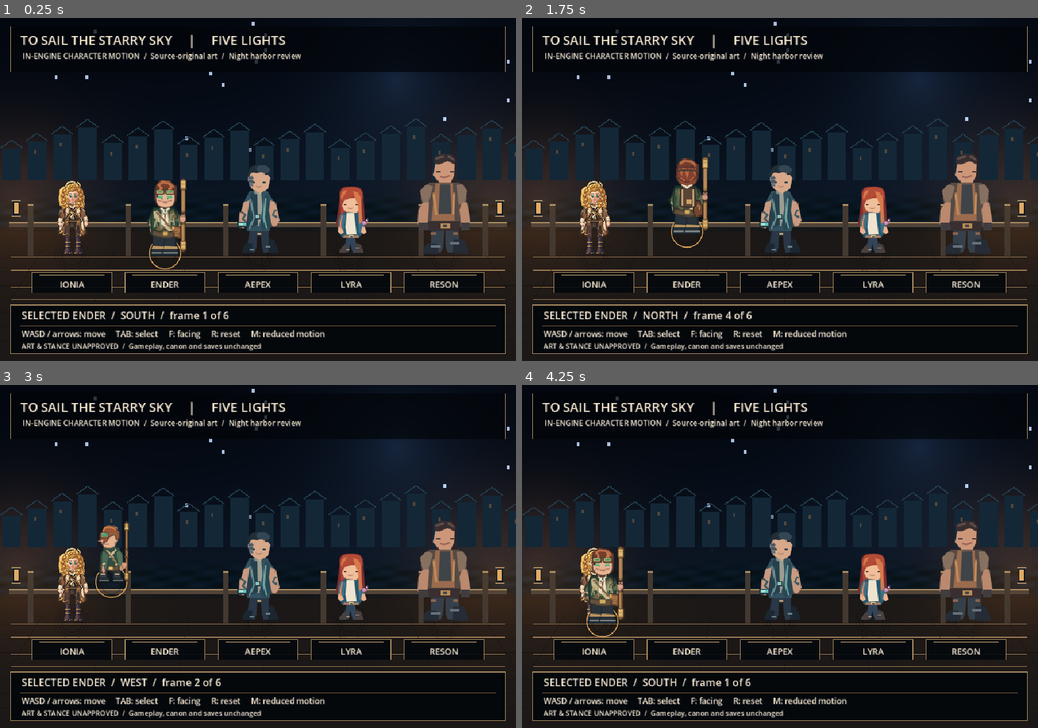
Above: before the commit, frames 1-4 (two rows, left to right).
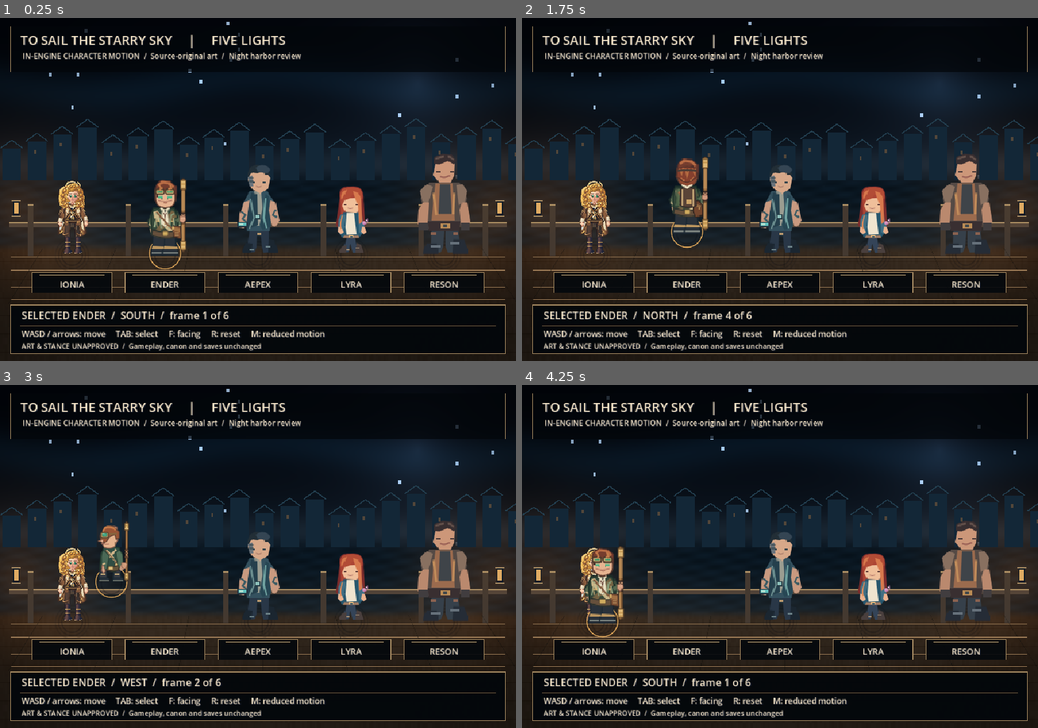
Above: after the commit, the same moments.

Repository: ndrorchestration/ToSailaStarrySky-jrpg
Game: Godot game, scene res://scenes/five_lights_motion_studio.tscn
The game is run twice, just before and just after one commit, with the same random seed, the same clock (stepped at 60 frames per second) and the same inputs. This scene is started directly instead of the project's main scene.
Inputs:
- Up to frame 1 (0.25 s): no input
- Up to frame 2 (1.75 s): tap Enter at 0.5 s; hold Up (ui_up) from 0.53 s (still down); tap E at 0.6 s; tap R at 1.35 s
- Up to frame 3 (3 s): release Up (ui_up) at 2.03 s; hold Left (ui_left) from 2.03 s (still down); tap V at 2.1 s; tap C at 2.85 s
- Up to frame 4 (4.25 s): release Left (ui_left) at 3.53 s; hold Down (ui_down) from 3.53 s (still down); tap T at 3.6 s

The runs differ from the first frame. In frame 1, 1.1% of the frame differs, in the area x 8-99%, y 1-75%; in frame 2, 1.2%; in frame 3, 1.2%; in frame 4, 1.2%.

Commit message:
art(godot): render layered sea sky pier and controlled source-safe light pools

Diff:
--- a/godot/shaders/five_lights_motion_studio.gdshader
+++ b/godot/shaders/five_lights_motion_studio.gdshader
@@ -1,20 +1,40 @@
 shader_type canvas_item;
-// Isolated night-harbor presentation; does not change any actor pixels.
+// Procedural harbor nocturne for a bounded artist-review scene.
+// This shader has no authority over physics or character/sprite source pixels.
 uniform bool reduced_motion = false;
-float hash21(vec2 p) { return fract(sin(dot(p, vec2(127.1,311.7))) * 43758.5453); }
+float hash21(vec2 p) {
+    return fract(sin(dot(p, vec2(127.1, 311.7))) * 43758.5453);
+}
 void fragment() {
     vec2 uv = UV;
-    vec3 c = mix(vec3(0.011,0.027,0.058), vec3(0.055,0.101,0.16), smoothstep(0.0,0.8,uv.y));
-    c += vec3(0.07,0.11,0.17) * exp(-length((uv-vec2(0.77,0.18))*vec2(1.6,1.0))*6.0);
-    float star = step(0.996, hash21(floor(uv*vec2(170.0,90.0)))) * (1.0-smoothstep(0.3,0.5,uv.y));
-    c += star*vec3(0.65,0.71,0.8);
-    float t = reduced_motion ? 0.0 : TIME*0.15;
-    float wave = sin(uv.x*74.0 + uv.y*39.0 + t)*sin(uv.y*175.0);
-    c = mix(c, vec3(0.03,0.08,0.12)+wave*vec3(0.013,0.023,0.04),smoothstep(0.50,0.56,uv.y));
-    float seam = 1.0-smoothstep(0.01,0.03,abs(fract(uv.y*25.0)-0.5));
-    c = mix(c, vec3(0.11,0.096,0.089)-seam*0.023,smoothstep(0.59,0.63,uv.y));
-    float glow = exp(-pow((uv.x-0.04)*7.0,2.0)-pow((uv.y-0.51)*5.0,2.0))
-      + exp(-pow((uv.x-0.96)*7.0,2.0)-pow((uv.y-0.51)*5.0,2.0));
-    c += vec3(0.16,0.08,0.023)*glow;
-    COLOR = vec4(c,1.0);
+    float t = reduced_motion ? 0.0 : TIME * 0.10;
+    vec3 sky = mix(vec3(0.008, 0.019, 0.043), vec3(0.067, 0.115, 0.162), smoothstep(0.05, 0.65, uv.y));
+    vec2 stars = floor(uv * vec2(189.0, 94.0));
+    float glint = step(0.995, hash21(stars)) * (1.0 - smoothstep(0.32, 0.56, uv.y));
+    sky += glint * vec3(0.62, 0.72, 0.82);
+    float veil_y = 0.19 + 0.027 * sin(uv.x * 9.0 + t * 0.3);
+    float veil = exp(-pow((uv.y - veil_y) * 16.0, 2.0));
+    sky += veil * vec3(0.015, 0.052, 0.076);
+    float moon = exp(-length((uv - vec2(0.81, 0.19)) * vec2(1.75, 1.0)) * 6.9);
+    sky += vec3(0.078, 0.106, 0.145) * moon;
+    float bank = exp(-pow((uv.y - 0.425) * 22.0, 2.0));
+    sky += bank * vec3(0.040, 0.052, 0.058);
+    float wave = sin(uv.x * 79.0 + uv.y * 41.0 + t) * sin(uv.y * 186.0 + t * 0.4);
+    vec3 water = vec3(0.030, 0.081, 0.123) + wave * vec3(0.008, 0.016, 0.023);
+    vec3 scene = mix(sky, water, smoothstep(0.43, 0.50, uv.y));
+    float plank = 1.0 - smoothstep(0.012, 0.035, abs(fract(uv.y * 19.0) - 0.5));
+    float grain = (hash21(floor(uv * vec2(210.0, 60.0))) - 0.5) * 0.016;
+    vec3 wood = mix(vec3(0.105, 0.088, 0.076), vec3(0.15, 0.118, 0.088), uv.y) + vec3(grain - plank * 0.029);
+    scene = mix(scene, wood, smoothstep(0.65, 0.685, uv.y));
+    for (int k = 0; k < 5; k++) {
+        float center = 0.14 + float(k) * 0.18;
+        float dsq = pow((uv.x - center) * 5.5, 2.0) + pow((uv.y - 0.68) * 5.7, 2.0);
+        scene += vec3(0.065, 0.049, 0.033) * exp(-dsq * 2.7);
+    }
+    float lantern_left = exp(-pow((uv.x - 0.036) * 7.0, 2.0) - pow((uv.y - 0.56) * 5.0, 2.0));
+    float lantern_right = exp(-pow((uv.x - 0.965) * 7.0, 2.0) - pow((uv.y - 0.56) * 5.0, 2.0));
+    scene += vec3(0.175, 0.090, 0.029) * (lantern_left + lantern_right);
+    float radius = length((uv - 0.5) * vec2(1.3, 1.05));
+    scene *= 1.0 - 0.26 * smoothstep(0.35, 0.78, radius);
+    COLOR = vec4(scene, 1.0);
 }
